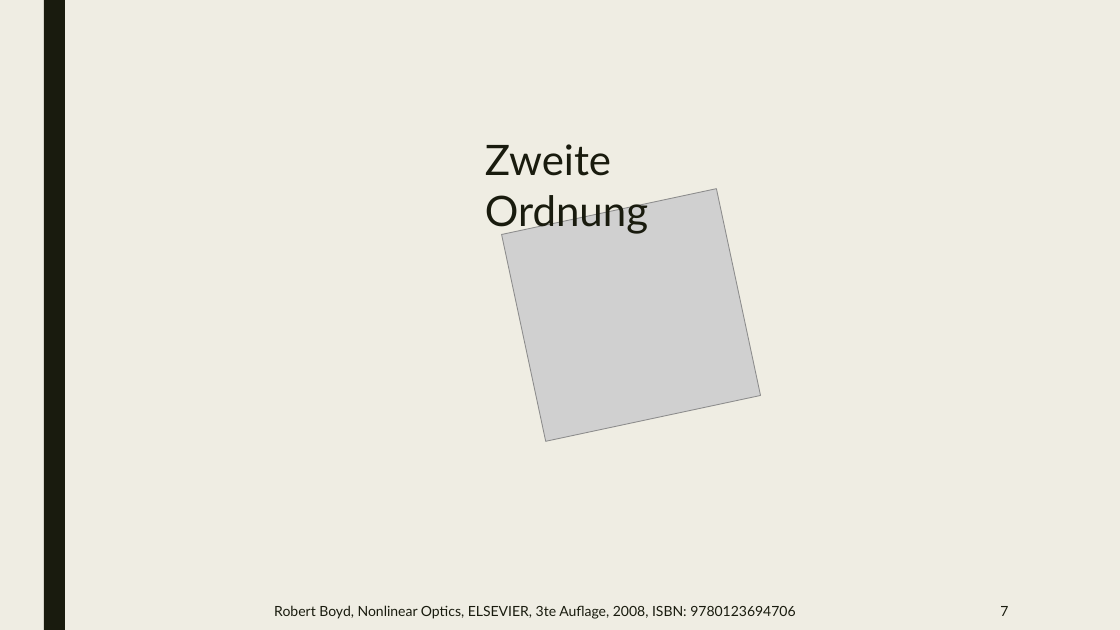
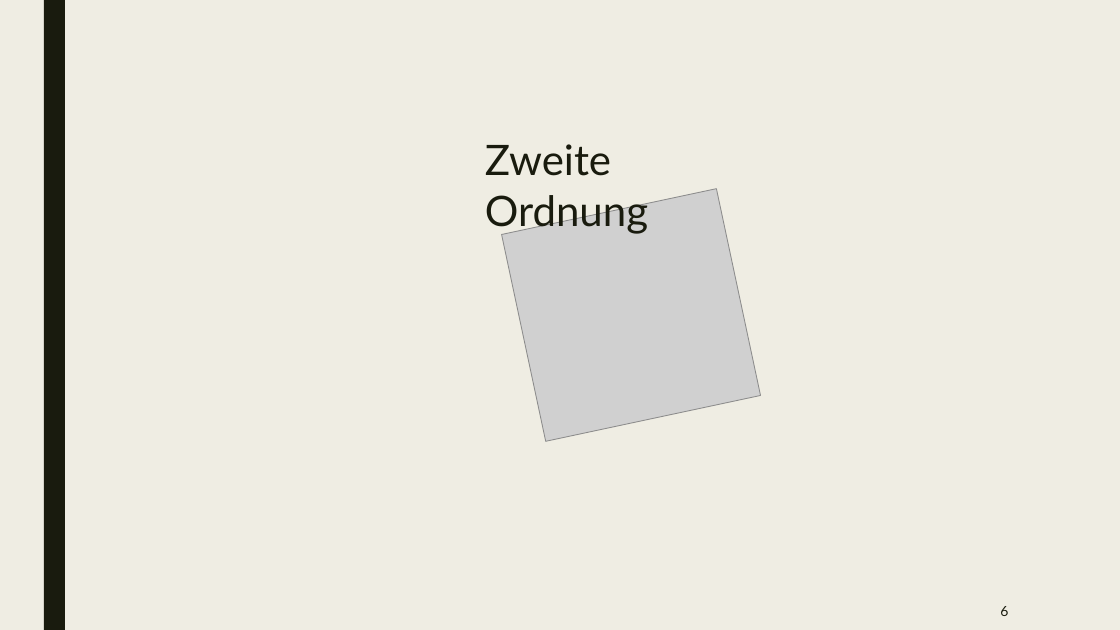
Before and after one commit to beckstev/presentations, a slide deck: slide 6 of nonlinear_optics/non_linear_optics.pptx (slide 7 before the commit). Drawn at 1120x630 pixels with LibreOffice and Linux fonts; fonts in the diff are those of the drawing; grey boxes stand for pictures. Boxes give left, top, right and bottom in pixels: in the first picture for what was removed or moved away, otherwise in the second. Text is boxed around its words. In the diff, an @@ line names an element or a change of style, - is before the commit and + after.

Commit message:
updated non_linear_optics

```diff
--- a/nonlinear_optics/non_linear_optics.pptx
+++ b/nonlinear_optics/non_linear_optics.pptx
@@ text removed at (274,605,795,619) @@
-Robert Boyd, Nonlinear Optics, ELSEVIER, 3te Auflage, 2008, ISBN: 9780123694706
@@ page number at (1000,606,1008,616): text changed @@
-7
+6
```
Also in this commit, not shown: 23 other slides changed, 15 slides added, 3 slides removed, 1 other file.
